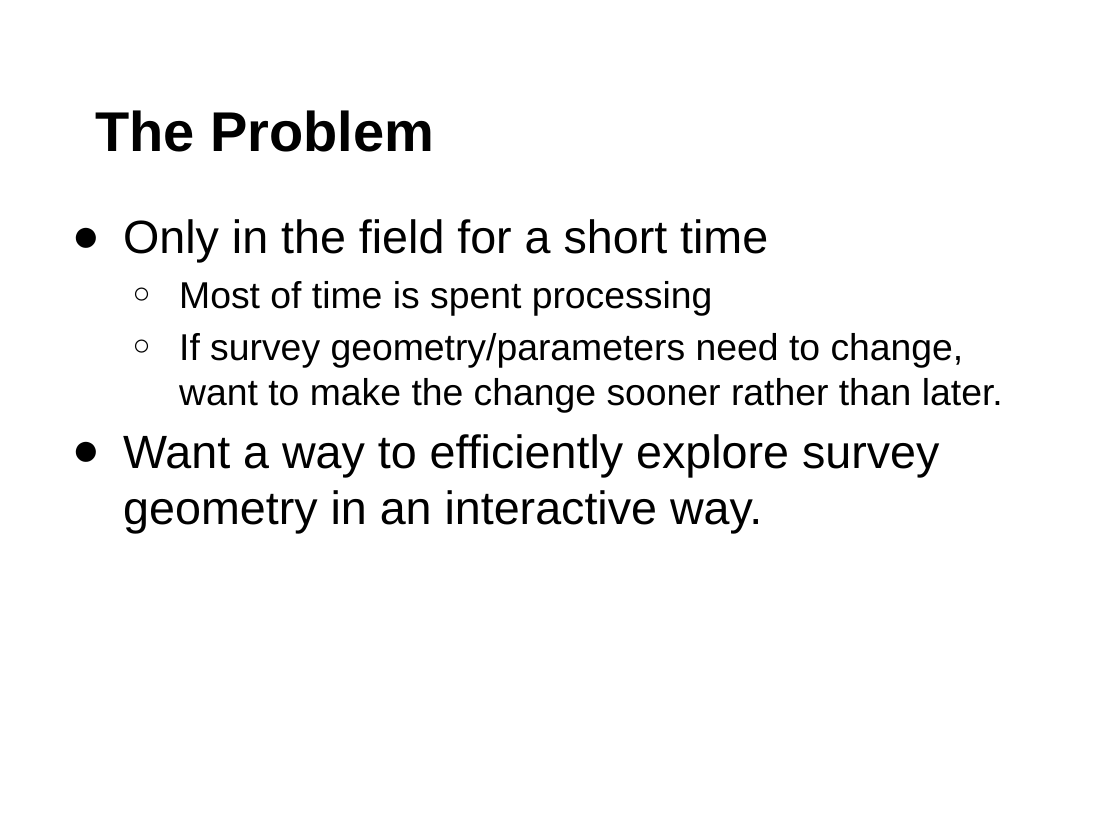
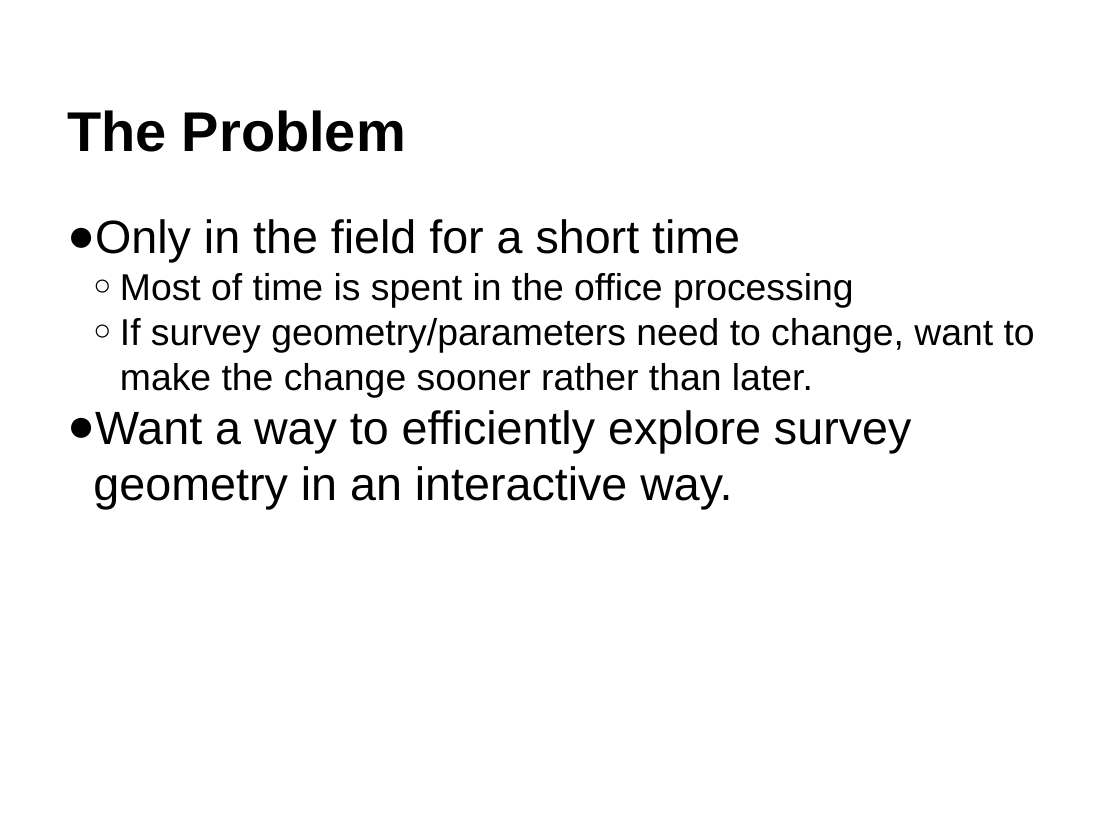
Before and after one commit to ckohnke/gp438, a slide deck: slide 2 of pres_1/Senior Design Pres 1.pptx. Drawn at 1120x840 pixels with LibreOffice and Linux fonts; fonts in the diff are those of the drawing. Boxes give left, top, right and bottom in pixels: in the first picture for what was removed or moved away, otherwise in the second. Text is boxed around its words. In the diff, an @@ line names an element or a change of style, - is before the commit and + after.

```diff
--- a/pres_1/Senior Design Pres 1.pptx
+++ b/pres_1/Senior Design Pres 1.pptx
@@ text "The Problem" at (x1=67, y1=110, x2=406, y2=152): indent changed @@
@@ text at (x1=67, y1=219, x2=1035, y2=509): indent changed; less space between paragraphs @@
@@ text at (x1=120, y1=273, x2=854, y2=308): text changed @@
-  ○ Most of time is spent processing
+  ○ Most of time is spent in the office processing
```
Also in this commit, not shown: 6 other slides changed, 1 slide added, 1 slide removed, 9 other files.
